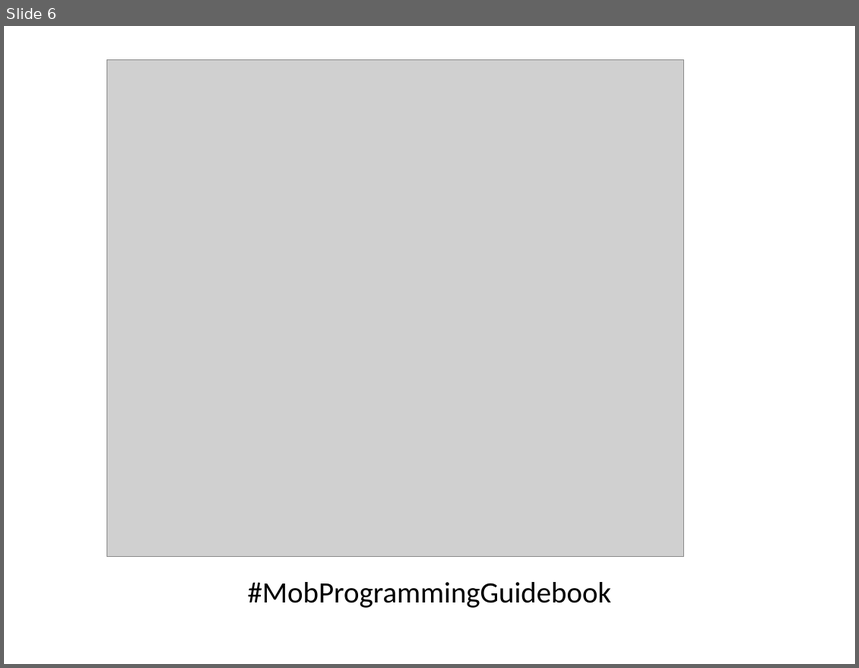
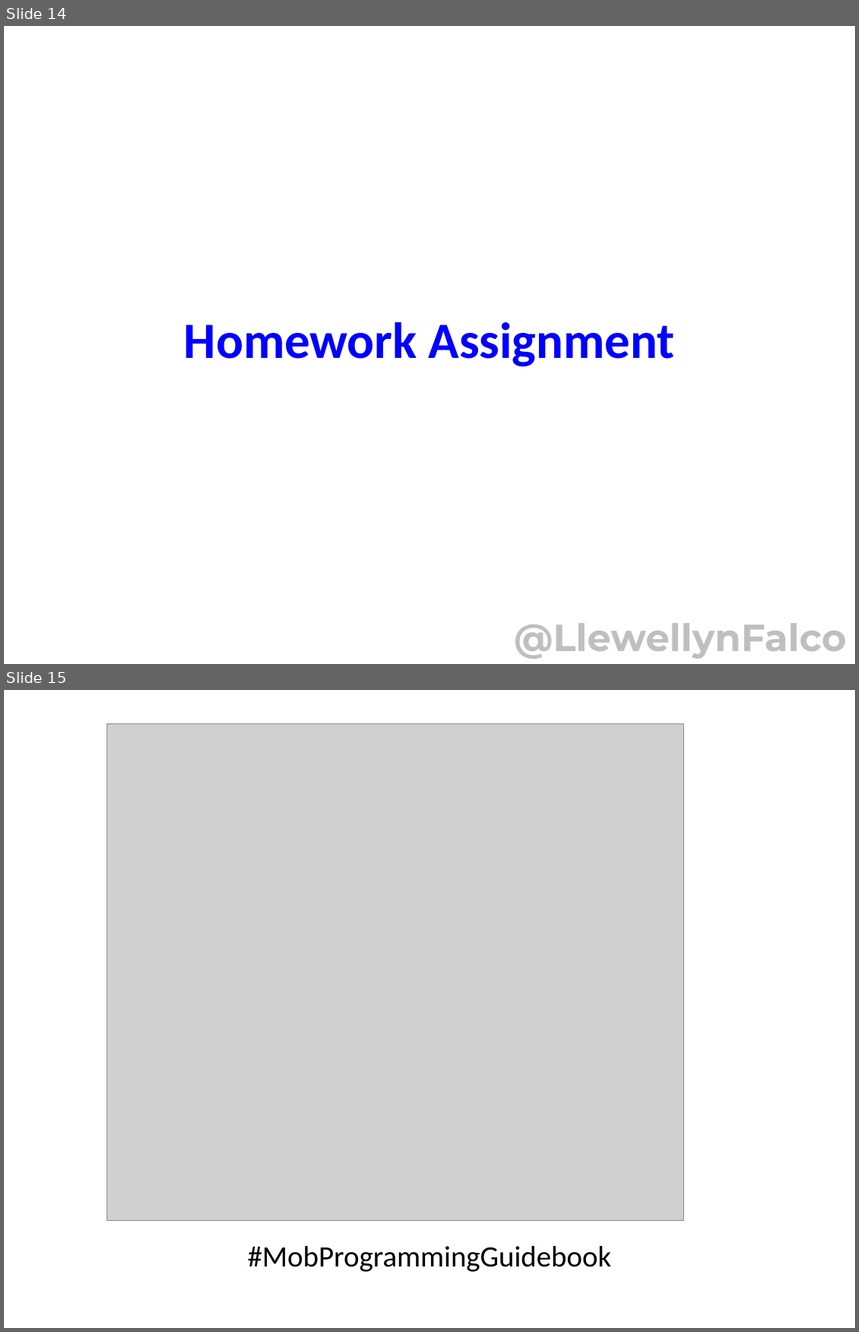
Before and after one commit to isidore/StrongStylePairingTalk, a slide deck: StrongStylePairing.pptx. Shown one above the other, each under a label of ours: slide 6 before the commit, slides 14 and 15 after it. The pictures are 859x668 and 859x1332 pixels, drawn with LibreOffice and Linux fonts; fonts in the diff are those of the drawing; grey boxes stand for pictures. Boxes give left, top, right and bottom in pixels: in the first picture for what was removed or moved away, otherwise in the second. Text is boxed around its words. In the diff, an @@ line names an element or a change of style, - is before the commit and + after.

```diff
--- a/StrongStylePairing.pptx
+++ b/StrongStylePairing.pptx
@@ slide 14 added at (4, 26, 855, 664), background #FFFFFF @@
@@ title added at (184, 322, 675, 367), 43 pt, text #0000FF, bold @@
+Homework Assignment
@@ text added at (514, 623, 847, 659), 32 pt, text #BFBFBF, bold @@
+@LlewellynFalco
@@ what was slide 6 is now slide 15 @@
```
Also in this commit, not shown: 1 slide changed, 11 other slides added, 3 slides removed.
